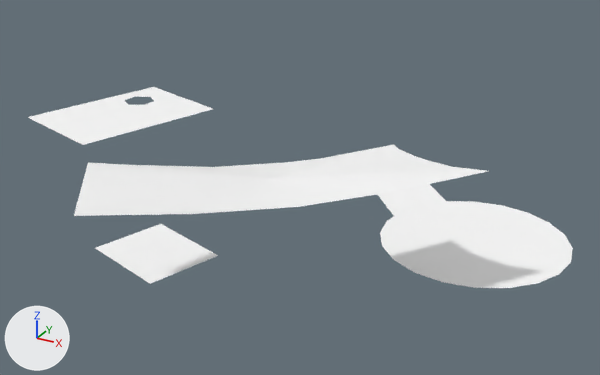
What one commit did to the FBX model Assets/Model/New Props/Rooms/Ranged_Floors.fbx.
Camera for both pictures: a 50 mm camera at (126.3, -47.7, 5.7) aimed at (89.3, 19.5, -27.9). The axes (+X, +Y, +Z) are drawn at lower left. The lights are the same throughout. Where no turn or scale is listed for an object, it has been applied to the vertices.

The first picture shows 'Ranged_Link_F', 'Ranged_Pump_F', 'Ranged_Reentry_F', 'Ranged_Start_F', 'Ranged_Turbine__1_'.
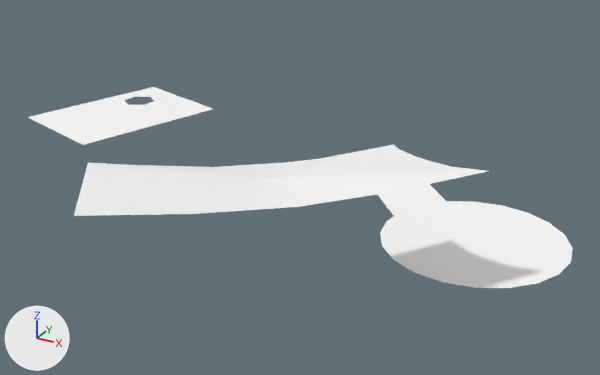
Pixel boxes [x1, y1, x2, y2] of what changed, in the pictures (600 x 375 px):
'Ranged_Pump_F', deleted
    before: [95, 224, 218, 284]

Patch to the scene script:
```diff
--- a/Assets/Model/New Props/Rooms/Ranged_Floors.fbx.py
+++ b/Assets/Model/New Props/Rooms/Ranged_Floors.fbx.py
@@ ob_ranged_pump_f @@
-ob_ranged_pump_f = bpy.data.objects.new('Ranged_Pump_F', me_scene_006)
-ob_ranged_pump_f.location = (72.4, 16.83, -35.81)
```
